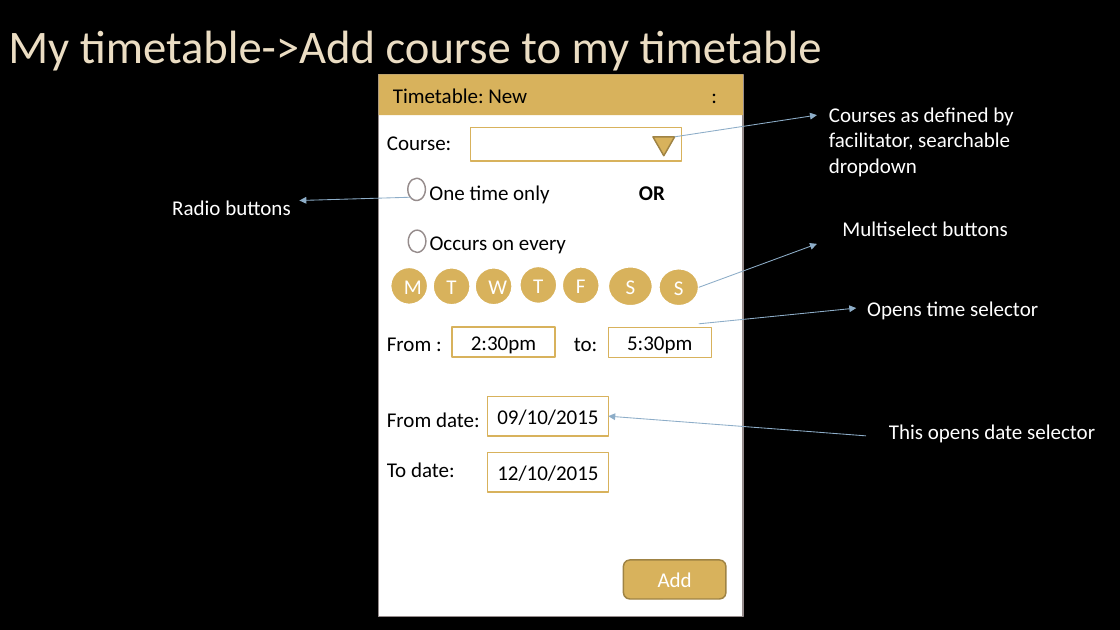
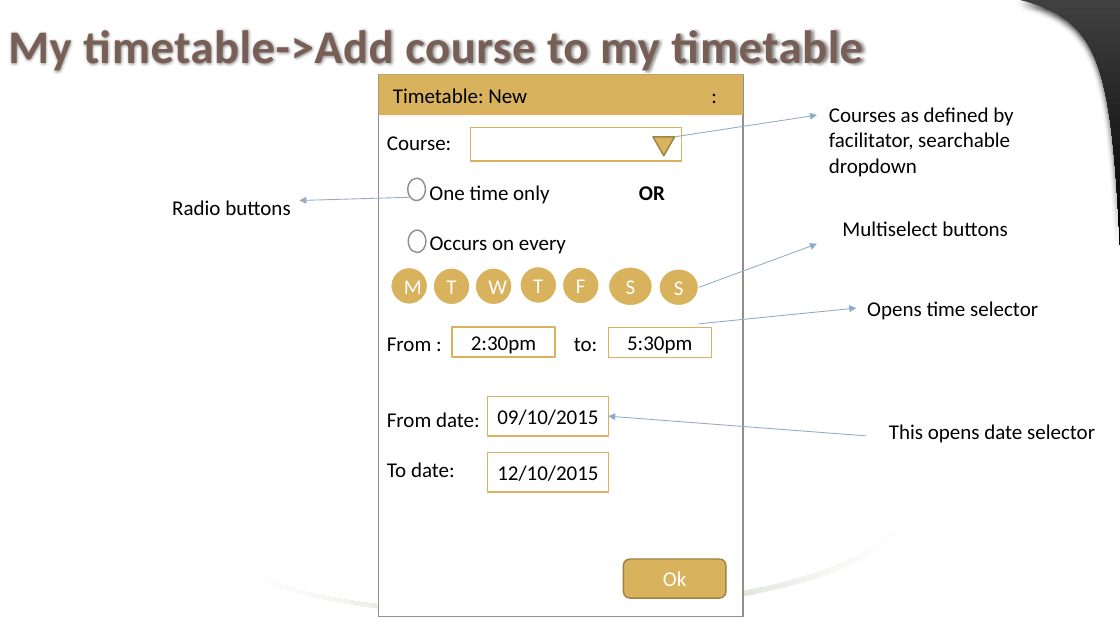
Before and after one commit to jaenudin86/Attendance, a slide deck: slide 20 of Attendance Wireframes.pptx (slide 16 before the commit). Drawn at 1120x630 pixels with LibreOffice and Linux fonts; fonts in the diff are those of the drawing; background and template pictures are left out. Boxes give left, top, right and bottom in pixels: in the first picture for what was removed or moved away, otherwise in the second. Text is boxed around its words. In the diff, an @@ line names an element or a change of style, - is before the commit and + after.

```diff
--- a/Attendance Wireframes.pptx
+++ b/Attendance Wireframes.pptx
@@ background picture (left out) to #FFFFFF @@
@@ title "My timetable->Add course to my ..." at [8, 30, 863, 75]: text colour #EBDDC3 to #775F55, letter spacing 0 to 0.5 pt, letter outline #404040 0.75 pt to none, bold on @@
@@ freeform shape added at [1020, 0, 1120, 245], fill gradient #414141 to #000000 @@
@@ text colour #FFFFFF to #000000 in 5 elements at [867, 301, 1038, 320], [889, 424, 1095, 443], [842, 221, 1007, 236], [829, 107, 1013, 177], [172, 200, 290, 215] @@
@@ freeform shape added at [262, 532, 892, 616], fill gradient #FFFFFF to #9CB084 @@
@@ text in rounded rectangle at [663, 571, 686, 586]: text changed @@
-Add
+Ok
```
Also in this commit, not shown: 35 other slides changed, 7 slides added, 3 slides removed, 1 other file.
